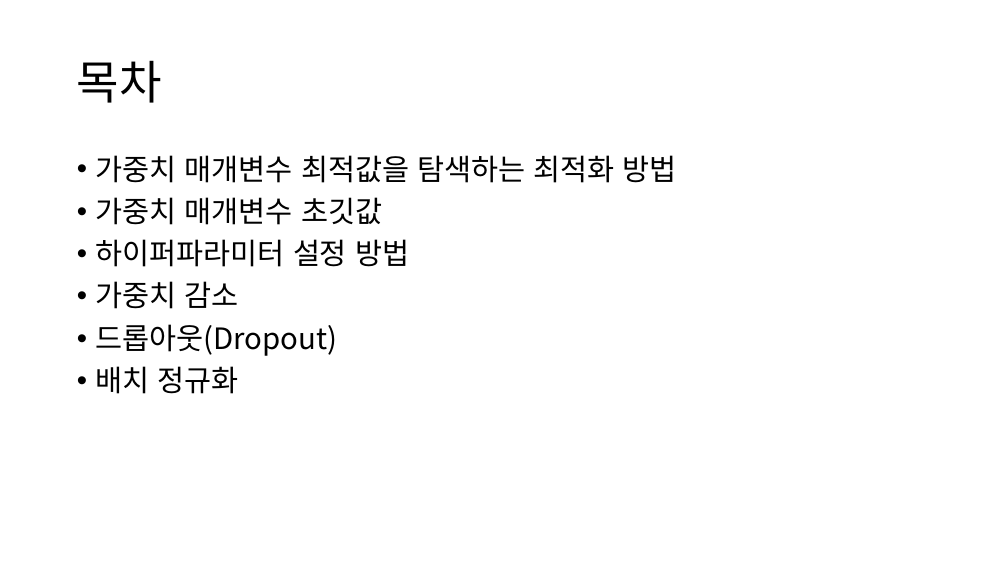
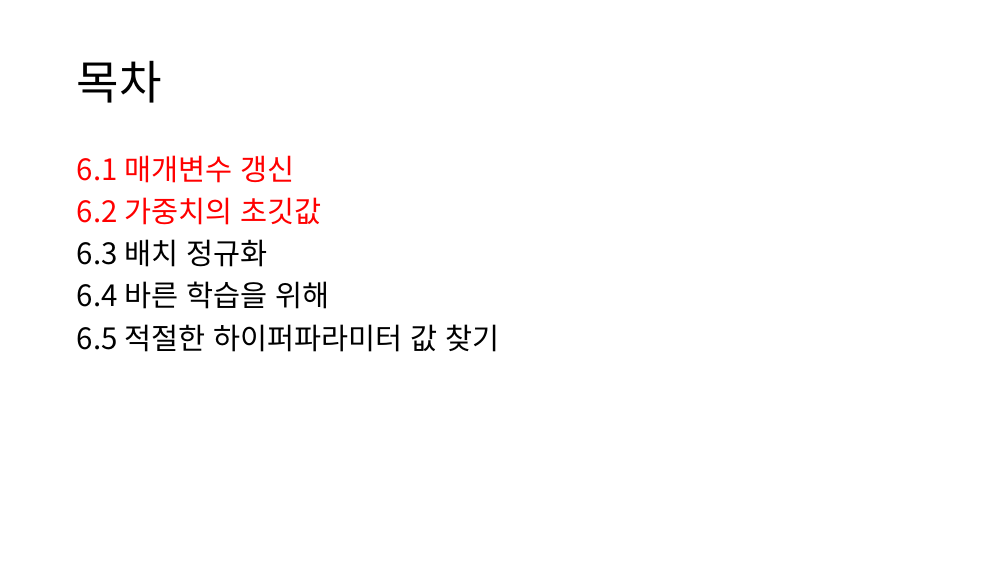
Before and after one commit to DL-StudyGroup/deep_learning_from_scratch, a slide deck: slide 2 of presentation/Week09.학습 관련 기술들.pptx. Drawn at 1008x567 pixels with LibreOffice and Linux fonts; fonts in the diff are those of the drawing. Boxes give left, top, right and bottom in pixels: in the first picture for what was removed or moved away, otherwise in the second. Text is boxed around its words. In the diff, an @@ line names an element or a change of style, - is before the commit and + after.

```diff
--- a/presentation/Week09.학습 관련 기술들.pptx
+++ b/presentation/Week09.학습 관련 기술들.pptx
@@ text at bbox=[77, 155, 500, 352]: text changed @@
-• 가중치 매개변수 최적값을 탐색하는 최적화 방법
-• 가중치 매개변수 초깃값
-• 하이퍼파라미터 설정 방법
-• 가중치 감소
-• 드롭아웃(Dropout)
-• 배치 정규화
+6.1 매개변수 갱신
+6.2 가중치의 초깃값
+6.3 배치 정규화
+6.4 바른 학습을 위해
+6.5 적절한 하이퍼파라미터 값 찾기
```
Also in this commit, not shown: 14 other slides changed, 6 slides added, 1 slide removed.
